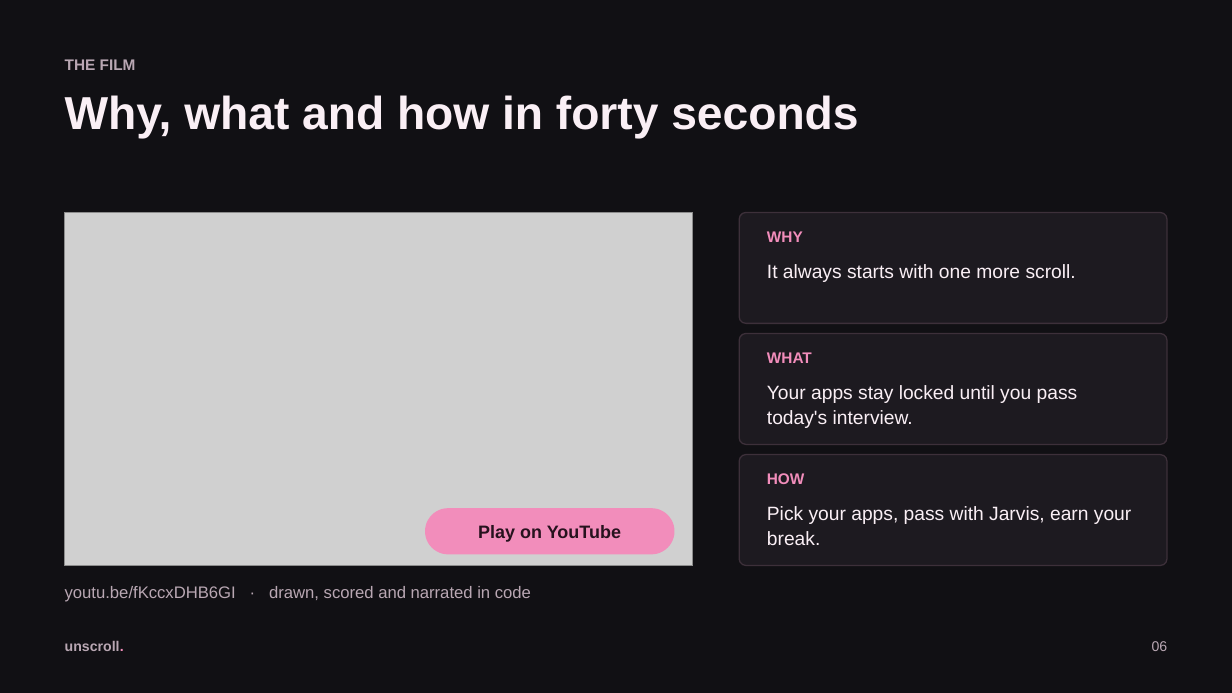
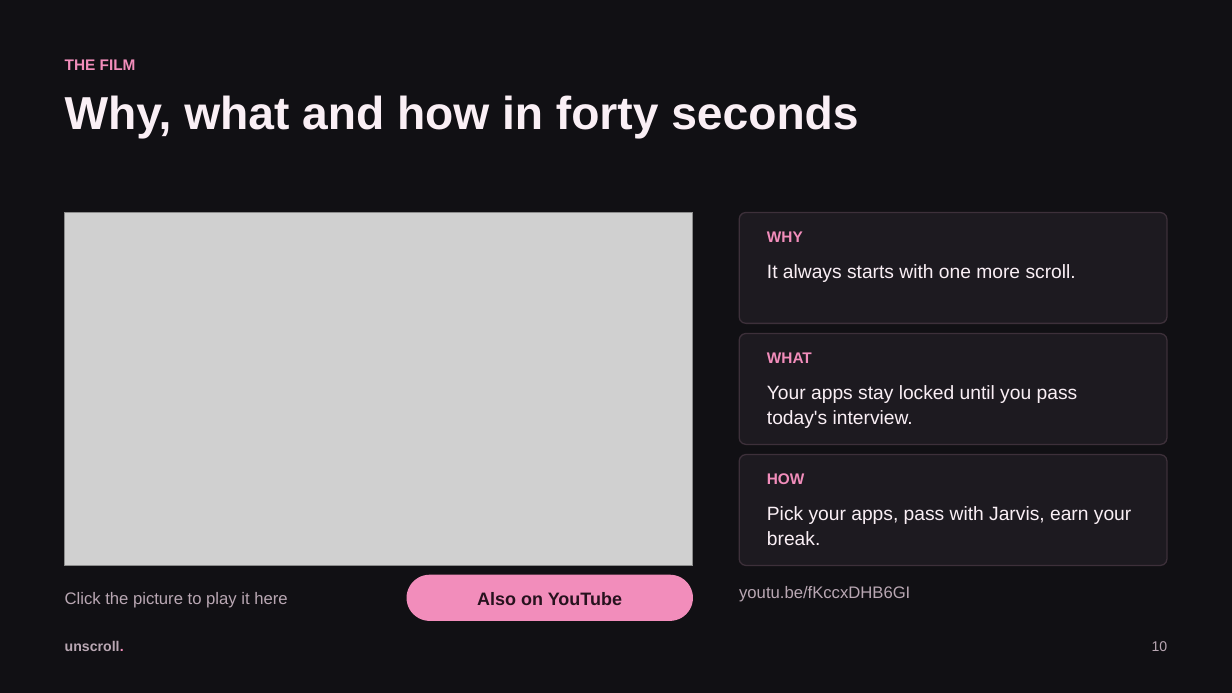
Before and after one commit to Charlesganu2004/Whitman-Hackathon, a slide deck: slide 10 of docs/presentation/Unscroll-pitch.pptx (slide 6 before the commit). Drawn at 1232x693 pixels with LibreOffice and Linux fonts; fonts in the diff are those of the drawing; grey boxes stand for pictures. Boxes give left, top, right and bottom in pixels: in the first picture for what was removed or moved away, otherwise in the second. Text is boxed around its words. In the diff, an @@ line names an element or a change of style, - is before the commit and + after.

```diff
--- a/docs/presentation/Unscroll-pitch.pptx
+++ b/docs/presentation/Unscroll-pitch.pptx
@@ text "THE FILM" at [65,59,136,70]: text colour #B9A7B3 to #F28DBB @@
@@ text removed at [65,586,531,602] @@
-youtu.be/fKccxDHB6GI · drawn, scored and narrated in code
@@ text added at [65,592,287,608], 13 pt, text #B9A7B3 @@
+Click the picture to play it here
@@ rounded rectangle: place and size @@
-rounded rectangle at [425,508,675,555]
+rounded rectangle at [407,575,693,621]
@@ text at [477,592,622,605]: text changed @@
-Play on YouTube
+Also on YouTube
@@ text added at [739,586,910,602], 13 pt, text #B9A7B3 @@
+youtu.be/fKccxDHB6GI
@@ text at [1152,641,1168,651]: text changed @@
-06
+10
```
Also in this commit, not shown: 7 other slides changed, 3 slides added, 1 slide removed, 1 other file.
